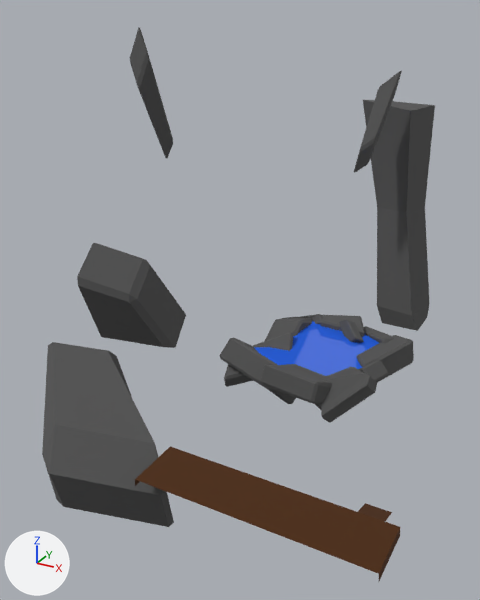
A saved change to the glTF model assets/models/level_fillings.glb.
Before and after are seen from a camera (50 mm lens) standing at (42.5, -112.8, 65.3) and looking at (-14.0, -10.1, 14.0). Every picture has the same lights, and +X, +Y and +Z are marked at lower left. The picture after the commit comes second.

Before the edit, the objects in view are built like this:
```python
me_cube_002 = bpy.data.meshes.new('Cube.002')
me_cube_002.from_pydata(...)  # 354 vertices, 634 faces; spans x -53.6..16.1, y -54.1..28.9, z -12.5..62.4
me_cube_002.materials.append(mat_rocks)  # dark grey #525252
me_cube_003 = bpy.data.meshes.new('Cube.003')
me_cube_003.from_pydata(...)  # 16 vertices, 28 faces; spans x -7.5..12.4, y 26.2..46.0, z -2.7..46.7
me_cube_003.materials.append(mat_rocks)  # dark grey #525252
me_plane_001 = bpy.data.meshes.new('Plane.001')
me_plane_001.from_pydata([(-11.1, -10.9, 1.8), (11.3, -11.3, 1.7), (-7.7, 12.4, 2.0), (11.3, 11.3, 1.7), (-8.3, 2.8, 1.9), (11.3, 3.7, 1.7), (-13.4, -4.9, 1.8), (11.3, -4.7, 1.7)], [], [(4, 5, 3), (4, 3, 2), (6, 7, 5), (6, 5, 4), (0, 1, 7), (0, 7, 6)])
me_plane_001.materials.append(mat_water)  # blue #0d5ee7
me_plane_003 = bpy.data.meshes.new('Plane.003')
me_plane_003.from_pydata(...)  # 12 vertices, 10 faces; spans x -9.9..27.8, y -50.0..-36.9, z -0.4..1.0
me_plane_003.materials.append(mat_wood)  # brown #4b2700
ob_cube_004 = bpy.data.objects.new('Cube.004', me_cube_002)
ob_cube_004.location = (0.0, 0.0, 0.0)
ob_cube_005 = bpy.data.objects.new('Cube.005', me_cube_003)
ob_cube_005.location = (0.0, 0.0, 0.0)
ob_water = bpy.data.objects.new('Water', me_plane_001)
ob_water.location = (0.0, 0.0, 0.0)
ob_wooden_platform = bpy.data.objects.new('wooden_platform', me_plane_003)
ob_wooden_platform.location = (0.0, 0.0, 0.0)
```
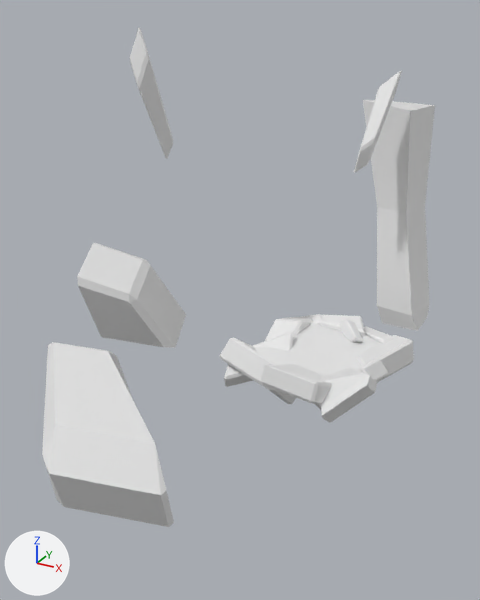
What differs and where, as boxes [x1, y1, x2, y2] in the pictures (480 x 600 px):
'Cube.004', recoloured (dark grey to white)
    both: [42, 28, 414, 527]
'wooden_platform', deleted (brown)
    before: [135, 447, 400, 581]
'Cube.005', recoloured (dark grey to white)
    both: [363, 100, 435, 331]
'Water', recoloured
    both: [254, 321, 379, 376]

Patch to the scene script:
```diff
--- a/assets/models/level_fillings.glb.py
+++ b/assets/models/level_fillings.glb.py
@@ me_plane_001 @@
 me_plane_001.from_pydata(...)  # 8 vertices, 6 faces; spans x -13.4..11.3, y -11.3..12.4, z 1.7..2.0
-me_plane_001.materials.append(mat_water)  # blue #0d5ee7
@@ me_cube_002 @@
 me_cube_002.from_pydata(...)  # 354 vertices, 634 faces; spans x -53.6..16.1, y -54.1..28.9, z -12.5..62.4
-me_cube_002.materials.append(mat_rocks)  # dark grey #525252
@@ me_cube_003 @@
 me_cube_003.from_pydata(...)  # 16 vertices, 28 faces; spans x -7.5..12.4, y 26.2..46.0, z -2.7..46.7
-me_cube_003.materials.append(mat_rocks)  # dark grey #525252
@@ ob_wooden_platform @@
-ob_wooden_platform = bpy.data.objects.new('wooden_platform', me_plane_003)
-ob_wooden_platform.location = (0.0, 0.0, 0.0)
```
